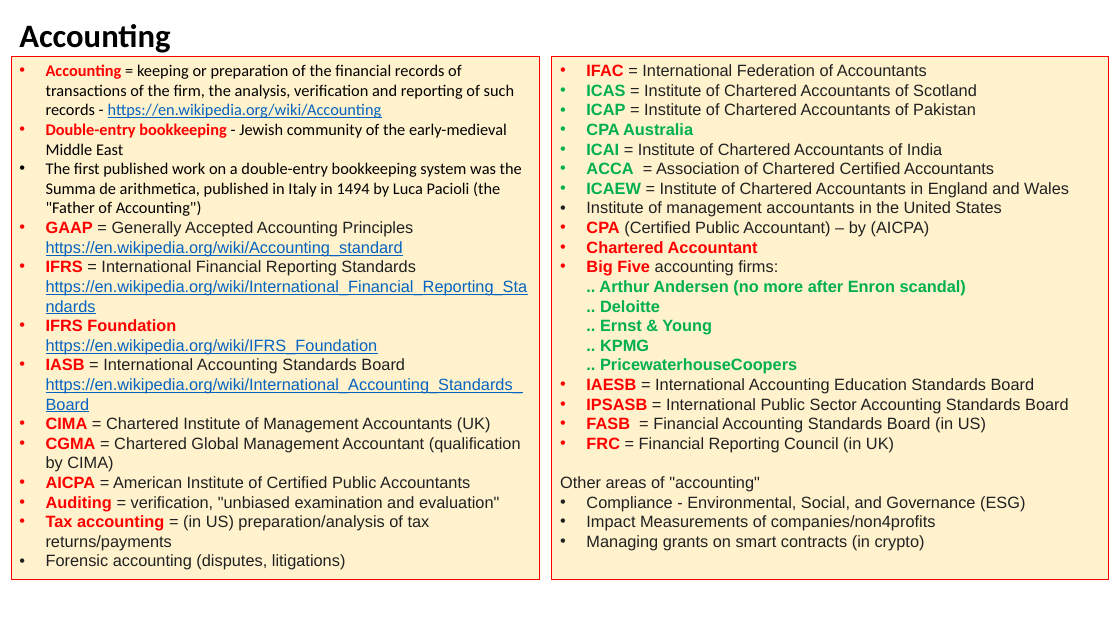
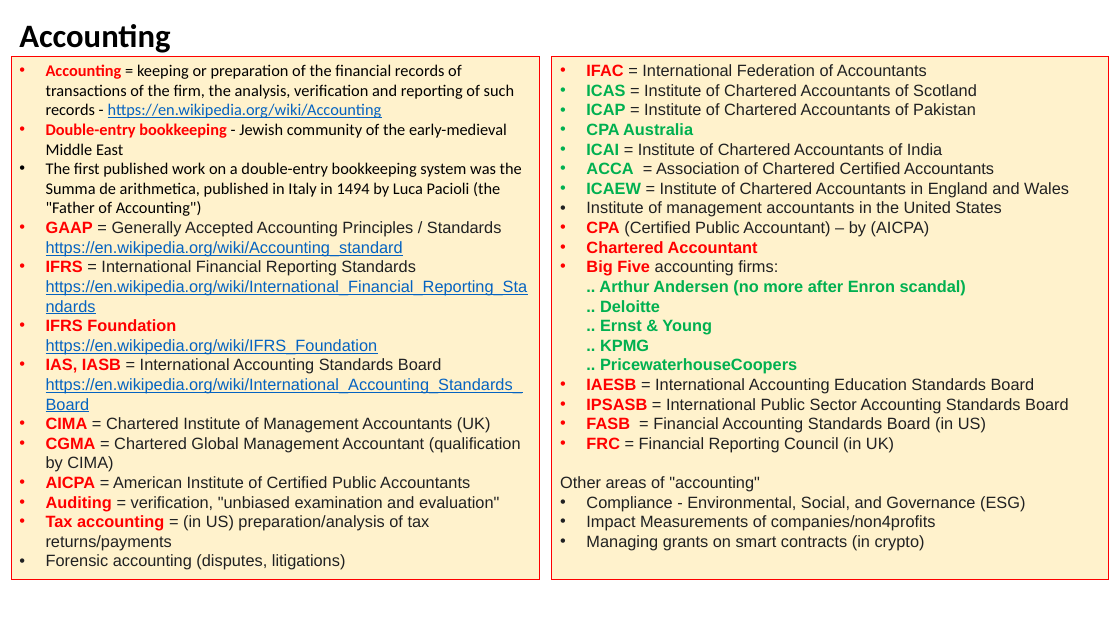
Before and after one commit to lselector/misc_life, a slide deck: slide 1 of accounting.pptx. Drawn at 1120x630 pixels with LibreOffice and Linux fonts; fonts in the diff are those of the drawing. Boxes give left, top, right and bottom in pixels: in the first picture for what was removed or moved away, otherwise in the second. Text is boxed around its words. In the diff, an @@ line names an element or a change of style, - is before the commit and + after.

```diff
--- a/accounting.pptx
+++ b/accounting.pptx
@@ text in rectangle at box(46, 221, 502, 256): text changed @@
-• GAAP = Generally Accepted Accounting Principles
-  https://en.wikipedia.org/wiki/Accounting_standard
+• GAAP = Generally Accepted Accounting Principles / Standards
+  https://en.wikipedia.org/wiki/Accounting_standard
@@ text in rectangle at box(46, 358, 522, 412): text changed @@
-• IASB = International Accounting Standards Board
-  https://en.wikipedia.org/wiki/International_Accounting_Standards_Board
+• IAS, IASB = International Accounting Standards Board
+  https://en.wikipedia.org/wiki/International_Accounting_Standards_Board
```
Also in this commit, not shown: 1 other slide changed, 1 slide added, 2 other files.
